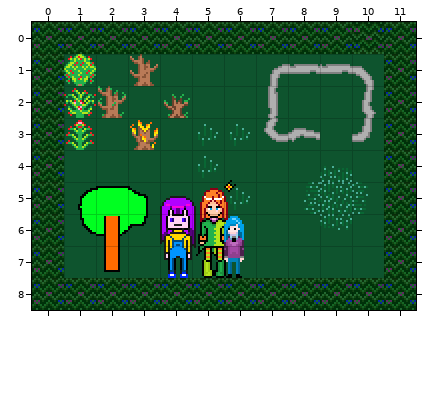
Two states of a Tiled map, Look What You've Done/Assets/Levels/test.tmx. This is how it looked before the edit.
Cells are 16x16 px. Shown: x 0..11, y 0..8.
New version:
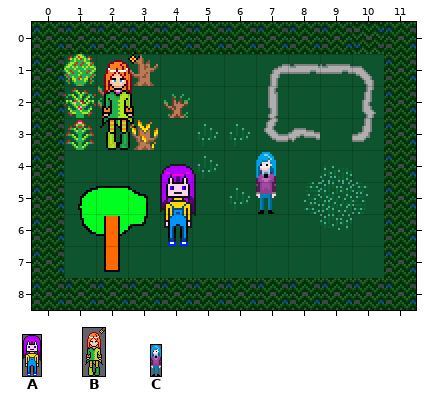
Key: from "test": A 39 "tall-purple-girl", B 41 "telo4ka", C 42 "devaha".
_ is an empty cell.
From the commit log: Fixed tile offset calculation. Now it depends on sprite's pivot point
What changed:
{"where": "layer \"Tile Layer 2\""}
{"y":3,"x":2,"old":"_","new":"B"}
{"y":5,"x":7,"old":"_","new":"C"}
{"y":6,"x":4,"old":"_","new":"A"}
{"y":7,"x":4,"old":"ABC","new":"___"}
{"label":"added","picture_box":[100,52,140,150]}
{"label":"added","picture_box":[256,152,276,214]}
{"label":"changed","picture_box":[160,164,244,278]}
